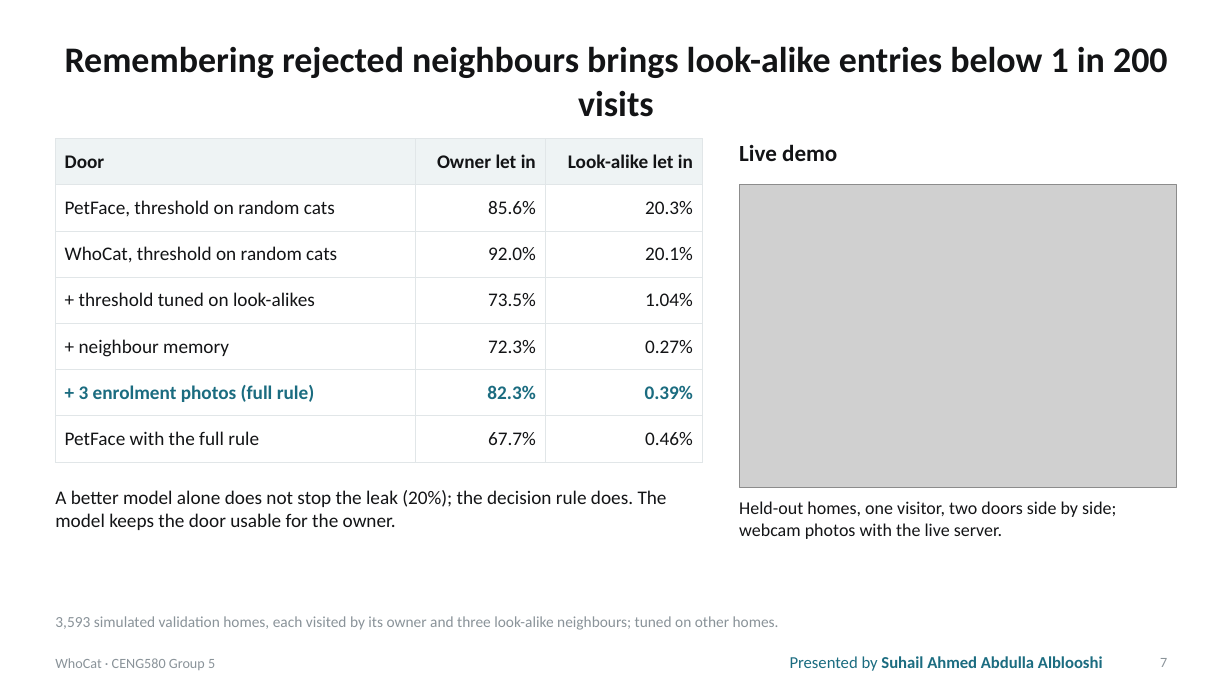
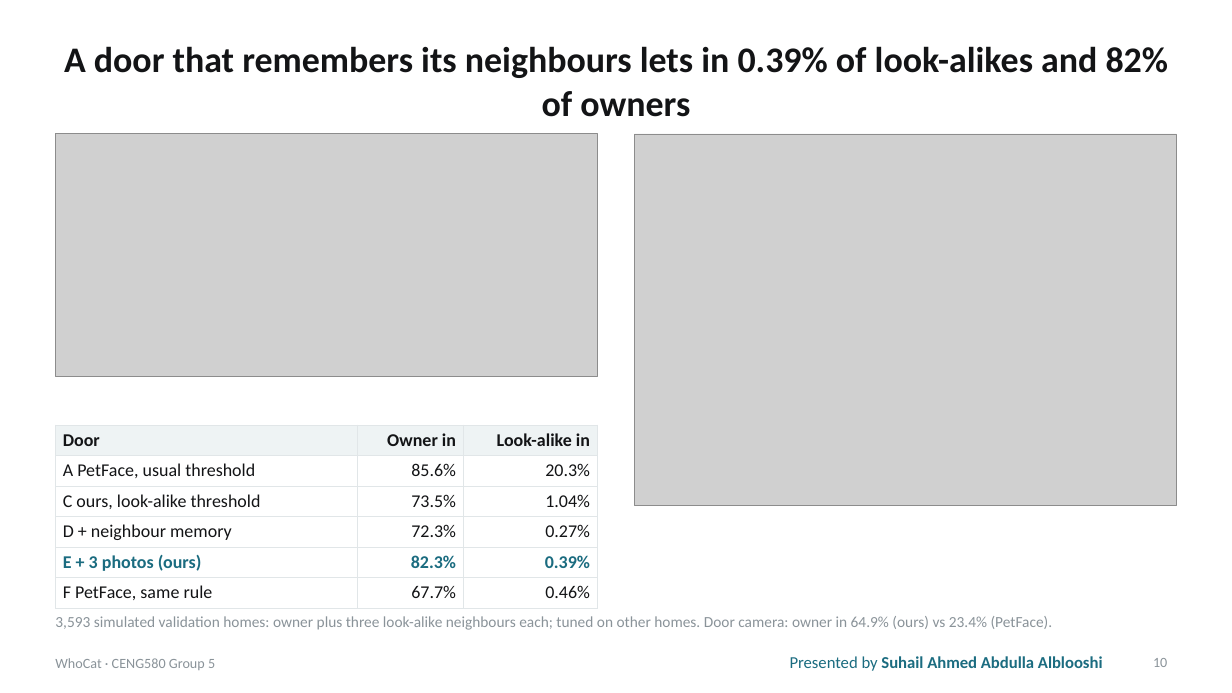
Before and after one commit to mustafanfj/WhoCat, a slide deck: slide 10 of paper/WhoCat_CENG580_Presentation.pptx (slide 7 before the commit). Drawn at 1232x693 pixels with LibreOffice and Linux fonts; fonts in the diff are those of the drawing; grey boxes stand for pictures. Boxes give left, top, right and bottom in pixels: in the first picture for what was removed or moved away, otherwise in the second. Text is boxed around its words. In the diff, an @@ line names an element or a change of style, - is before the commit and + after.

```diff
--- a/paper/WhoCat_CENG580_Presentation.pptx
+++ b/paper/WhoCat_CENG580_Presentation.pptx
@@ title at (x1=64, y1=46, x2=1169, y2=117): text changed @@
-Remembering rejected neighbours brings look-alike entries below 1 in 200 visits
+A door that remembers its neighbours lets in 0.39% of look-alikes and 82% of owners
@@ picture added at (x1=55, y1=134, x2=598, y2=376) @@
@@ picture resized from (x1=739, y1=185, x2=1177, y2=487) to (x1=635, y1=134, x2=1177, y2=506) @@
@@ text removed at (x1=739, y1=144, x2=837, y2=161) @@
-Live demo
@@ table at (x1=55, y1=425, x2=598, y2=604) @@
-row 1: Door | Owner let in | Look-alike let in
-row 2: PetFace, threshold on random cats | 85.6% | 20.3%
-row 3: WhoCat, threshold on random cats | 92.0% | 20.1%
-row 4: + threshold tuned on look-alikes | 73.5% | 1.04%
-row 5: + neighbour memory | 72.3% | 0.27%
-row 6: + 3 enrolment photos (full rule) | 82.3% | 0.39%
-row 7: PetFace with the full rule | 67.7% | 0.46%
+row 1: Door | Owner in | Look-alike in
+row 2: A PetFace, usual threshold | 85.6% | 20.3%
+row 3: C ours, look-alike threshold | 73.5% | 1.04%
+row 4: D + neighbour memory | 72.3% | 0.27%
+row 5: E + 3 photos (ours) | 82.3% | 0.39%
+row 6: F PetFace, same rule | 67.7% | 0.46%
@@ table resized from (x1=55, y1=139, x2=702, y2=449) to (x1=55, y1=425, x2=598, y2=604) @@
@@ text removed at (x1=55, y1=490, x2=667, y2=530) @@
-A better model alone does not stop the leak (20%); the decision rule does. The model keeps the door usable for the owner.
@@ text removed at (x1=739, y1=501, x2=1116, y2=539) @@
-Held-out homes, one visitor, two doors side by side; webcam photos with the live server.
@@ text at (x1=55, y1=616, x2=1053, y2=630): text changed @@
-3,593 simulated validation homes, each visited by its owner and three look-alike neighbours; tuned on other homes.
+3,593 simulated validation homes: owner plus three look-alike neighbours each; tuned on other homes. Door camera: owner in 64.9% (ours) vs 23.4% (PetFace).
@@ page number at (x1=1153, y1=658, x2=1167, y2=667): text changed @@
-7
+10
```
Also in this commit, not shown: 6 other slides changed, 5 slides added, 1 slide removed.
